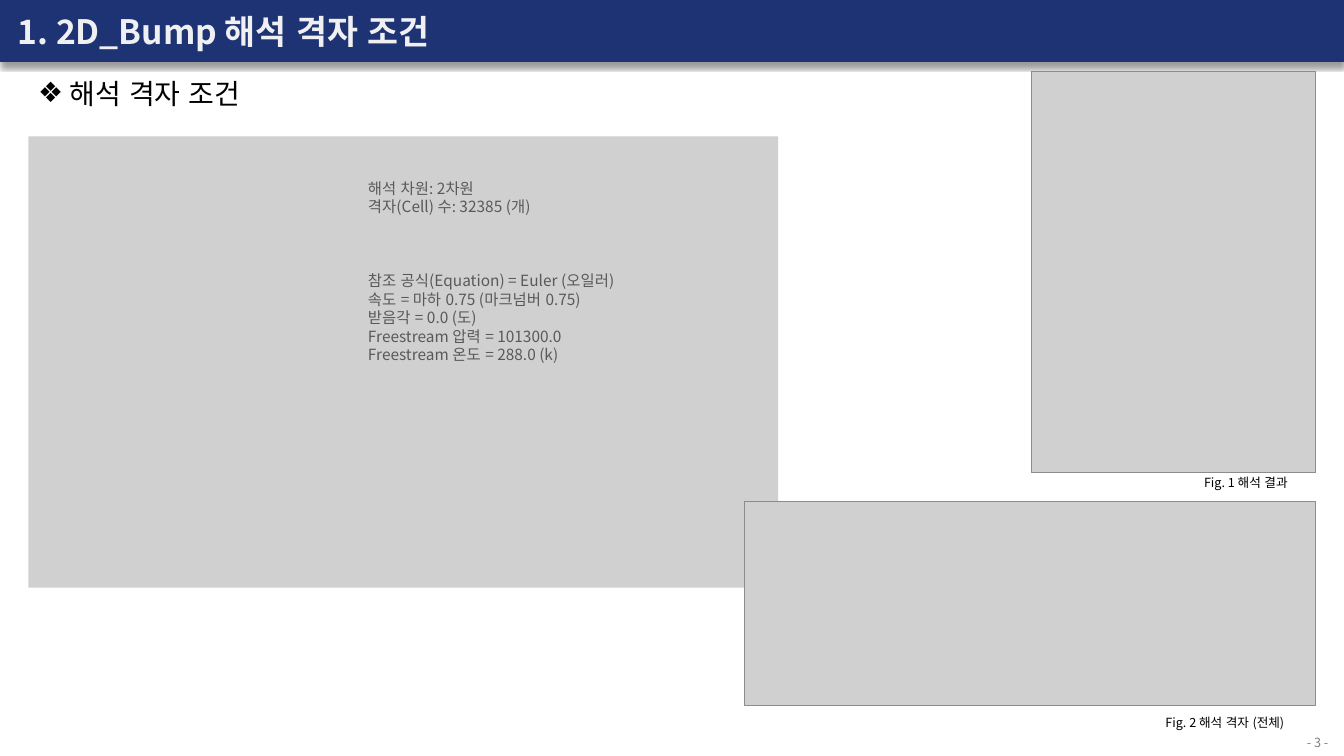
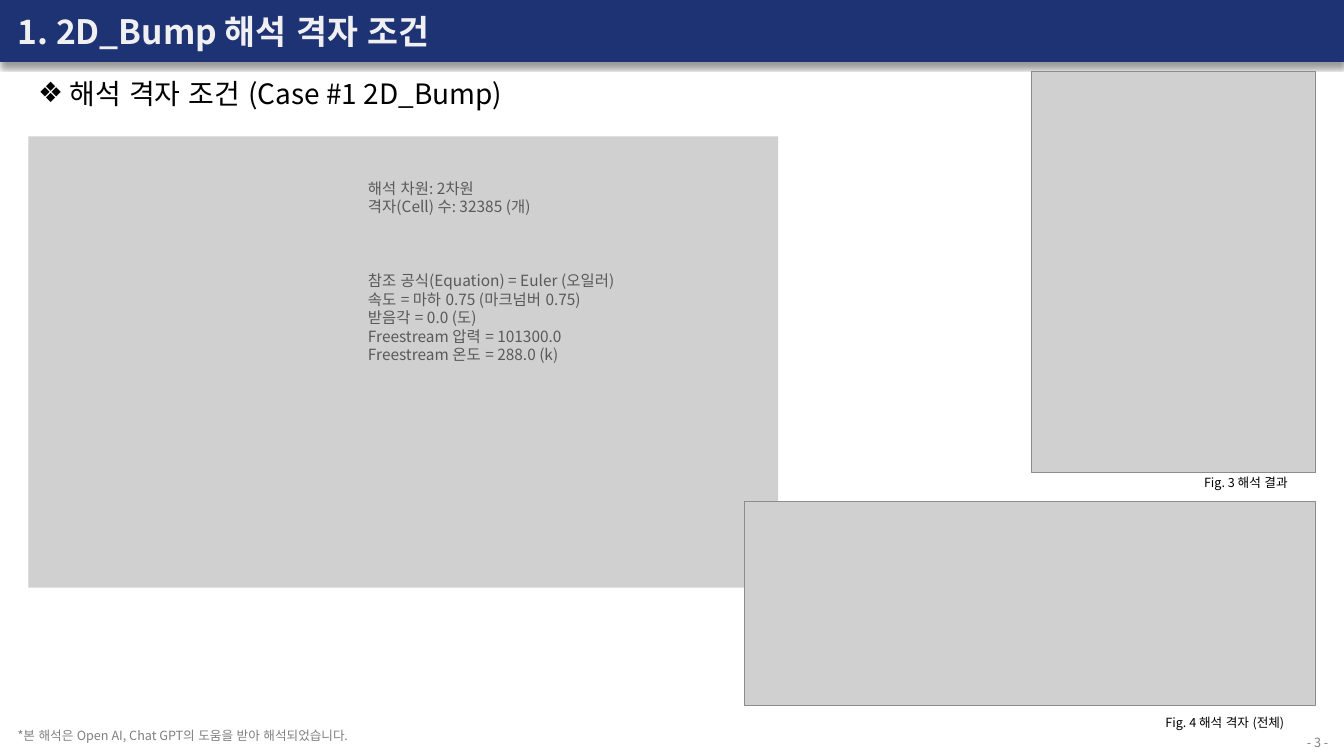
Before and after one commit to Bogeuns/17415009_BogeunSeo, a slide deck: slide 3 of Homework/Week_2/SU2 보고서 (2주차).pptx. Drawn at 1344x756 pixels with LibreOffice and Linux fonts; fonts in the diff are those of the drawing; grey boxes stand for pictures. Boxes give left, top, right and bottom in pixels: in the first picture for what was removed or moved away, otherwise in the second. Text is boxed around its words. In the diff, an @@ line names an element or a change of style, - is before the commit and + after.

```diff
--- a/Homework/Week_2/SU2 보고서 (2주차).pptx
+++ b/Homework/Week_2/SU2 보고서 (2주차).pptx
@@ text at (70,80,503,111): text changed @@
-❖ 해석 격자 조건
+❖ 해석 격자 조건 (Case #1 2D_Bump)
@@ text at (1204,476,1287,490): text changed @@
-Fig. 1 해석 결과
+Fig. 3 해석 결과
@@ text at (1165,716,1285,730): text changed @@
-Fig. 2 해석 격자 (전체)
+Fig. 4 해석 격자 (전체)
@@ text added at (18,729,348,743), 9 pt, text #808080 @@
+*본 해석은 Open AI, Chat GPT의 도움을 받아 해석되었습니다.
```
Also in this commit, not shown: 5 other slides changed, 1 slide added, 5 slides removed, 2 other files.
